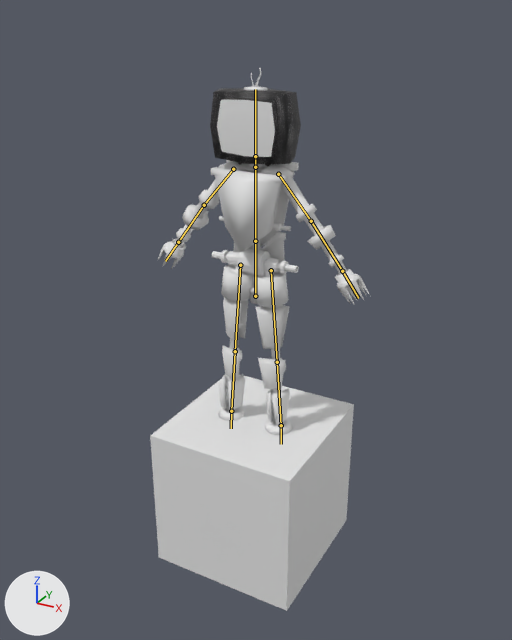
The Blender file Assets/Models/TVMan.blend, before and after one commit.
One viewpoint serves both versions: a camera (50 mm lens) standing at (9.92, -18.03, 8.21) and looking at (-0.01, 0.04, -0.82). The lights are fixed; the arrows at lower left show +X, +Y and +Z. The bones that bend it are drawn over the model as lines.

In view in the first picture: 'Arms', 'Back', 'Chestplate', 'Chestplate.001', 'Cube', 'Cylinder', 'Cylinder.001', 'Cylinder.002', 'Cylinder.003', 'Hands', 'Head', 'Legs', 'SCREEN'.
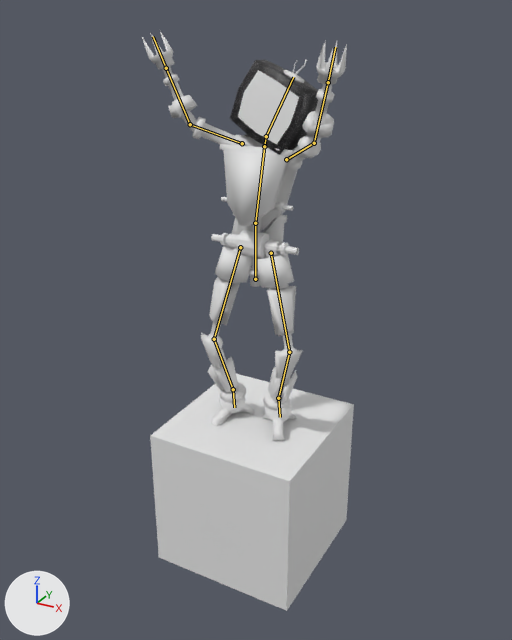
The newer file adds an action. The first version stands in its rest pose; the second is drawn at frame 24 of the action 'Attack'.

Where the change shows, as pixel boxes (x1, y1, x2, y2) in the pictures (512 x 640 px):
'Chestplate.001', posed (43% wider): before (219, 297, 290, 425); after (201, 276, 303, 404)
'Arms', posed (8% shorter): before (174, 161, 347, 275); after (162, 65, 334, 170)
'Chestplate', posed: before (211, 167, 287, 252); after (220, 143, 293, 226)
'Legs', posed (13% wider): before (218, 264, 292, 435); after (210, 246, 294, 411)
'Head', posed: before (210, 88, 301, 167); after (230, 60, 318, 154)
'SCREEN', posed (29% taller): before (217, 100, 275, 157); after (238, 70, 299, 144)
'Cylinder.001', posed: before (212, 248, 299, 276); after (211, 230, 299, 258)
'Hands', posed (18% shorter): before (158, 239, 370, 305); after (142, 31, 347, 85)
'Back', posed: before (226, 160, 299, 273); after (230, 141, 298, 256)
'Sphere.002', posed (not visible before): after (211, 396, 296, 441)
'Cylinder', posed: before (249, 164, 263, 304); after (249, 143, 268, 287)
'Cylinder.003', posed: before (244, 68, 267, 91); after (284, 60, 307, 83)
'Cylinder.002', posed: before (219, 216, 291, 232); after (221, 197, 293, 211)
'Sphere', posed (59% wider, 19% taller): before (229, 347, 286, 372); after (208, 334, 299, 364)
bone 'Bone', root to tip: before (255, 296) to (255, 241); after (255, 279) to (255, 223)
bone 'Bone.001', root to tip: before (255, 241) to (255, 167); after (255, 223) to (264, 146)
bone 'Bone.003', root to tip: before (255, 156) to (255, 89); after (266, 136) to (293, 77)
bone 'Arm.l', root to tip: before (278, 174) to (311, 221); after (286, 159) to (314, 143)
bone 'Arm.l.001', root to tip: before (311, 221) to (342, 271); after (314, 143) to (328, 82)
bone 'Arm.r', root to tip: before (233, 169) to (204, 205); after (242, 143) to (190, 124)
bone 'Arm.r.001', root to tip: before (204, 205) to (178, 242); after (190, 124) to (166, 68)
bone 'Leg.l', root to tip: before (271, 270) to (277, 362); after (271, 253) to (289, 352)
bone 'Shin.l', root to tip: before (277, 362) to (281, 425); after (289, 352) to (278, 398)
bone 'Foot.l', root to tip: before (281, 425) to (281, 444); after (278, 398) to (280, 417)
bone 'Leg.r', root to tip: before (240, 265) to (235, 351); after (240, 247) to (214, 339)
bone 'Shin.r', root to tip: before (235, 351) to (231, 411); after (214, 339) to (233, 389)
bone 'Foot.r', root to tip: before (231, 411) to (231, 428); after (233, 389) to (234, 407)

The change in detail:
Bone 'Bone' (bone_bone) moves from (0.0, 0.0, 0.0) to (0.0, 0.56, 0.0).
Bone 'Bone.001' (bone_bone_001) turns from (0, 0, 0) to (-15, 0, 0) degrees about its own x, y and z.
Bone 'Bone.003' (bone_bone_003) turns from (0, 0, 0) to (7, -4, -26) degrees about its own x, y and z.
Bone 'Arm.l' (bone_arm_l) moves from (0.0, 0.0, 0.0) to (0.13, 0.11, -0.08).
Bone 'Arm.l' (bone_arm_l) turns from (0, 0, 0) to (139, -28, -88) degrees about its own x, y and z.
Bone 'Arm.l.001' (bone_arm_l_001) turns from (0, 0, 0) to (0, 0, -42) degrees about its own x, y and z.
Bone 'Arm.r' (bone_arm_r) moves from (0.0, 0.0, 0.0) to (0.09, -0.14, 0.08).
Bone 'Arm.r' (bone_arm_r) turns from (0, 0, 0) to (138, 27, 94) degrees about its own x, y and z.
Bone 'Arm.r.001' (bone_arm_r_001) turns from (0, 0, 0) to (46, -8, -4) degrees about its own x, y and z.
Bone 'Leg.l' (bone_leg_l) moves from (0.0, 0.0, 0.0) to (-0.05, -0.56, 0.0).
Bone 'Leg.l' (bone_leg_l) turns from (0, 0, 0) to (11, -33, 7) degrees about its own x, y and z.
Bone 'Shin.l' (bone_shin_l) moves from (0.0, 0.0, 0.0) to (-0.01, 0.06, 0.02).
Bone 'Shin.l' (bone_shin_l) turns from (0, 0, 0) to (41, 0, 15) degrees about its own x, y and z.
Bone 'Foot.l' (bone_foot_l) moves from (0.0, 0.0, 0.0) to (0.01, 0.02, 0.0).
Bone 'Foot.l' (bone_foot_l) turns from (0, 0, 0) to (-23, -1, -12) degrees about its own x, y and z.
Bone 'Leg.r' (bone_leg_r) moves from (0.0, 0.0, 0.0) to (0.05, -0.56, 0.0).
Bone 'Leg.r' (bone_leg_r) turns from (0, 0, 0) to (15, 15, -2) degrees about its own x, y and z.
Bone 'Shin.r' (bone_shin_r) moves from (0.0, 0.0, 0.0) to (-0.01, -0.06, -0.01).
Bone 'Shin.r' (bone_shin_r) turns from (0, 0, 0) to (36, -1, -10) degrees about its own x, y and z.
Bone 'Foot.r' (bone_foot_r) moves from (0.0, 0.0, 0.0) to (0.0, -0.02, 0.0).
Bone 'Foot.r' (bone_foot_r) turns from (0, 0, 0) to (-15, 0, 4) degrees about its own x, y and z.
